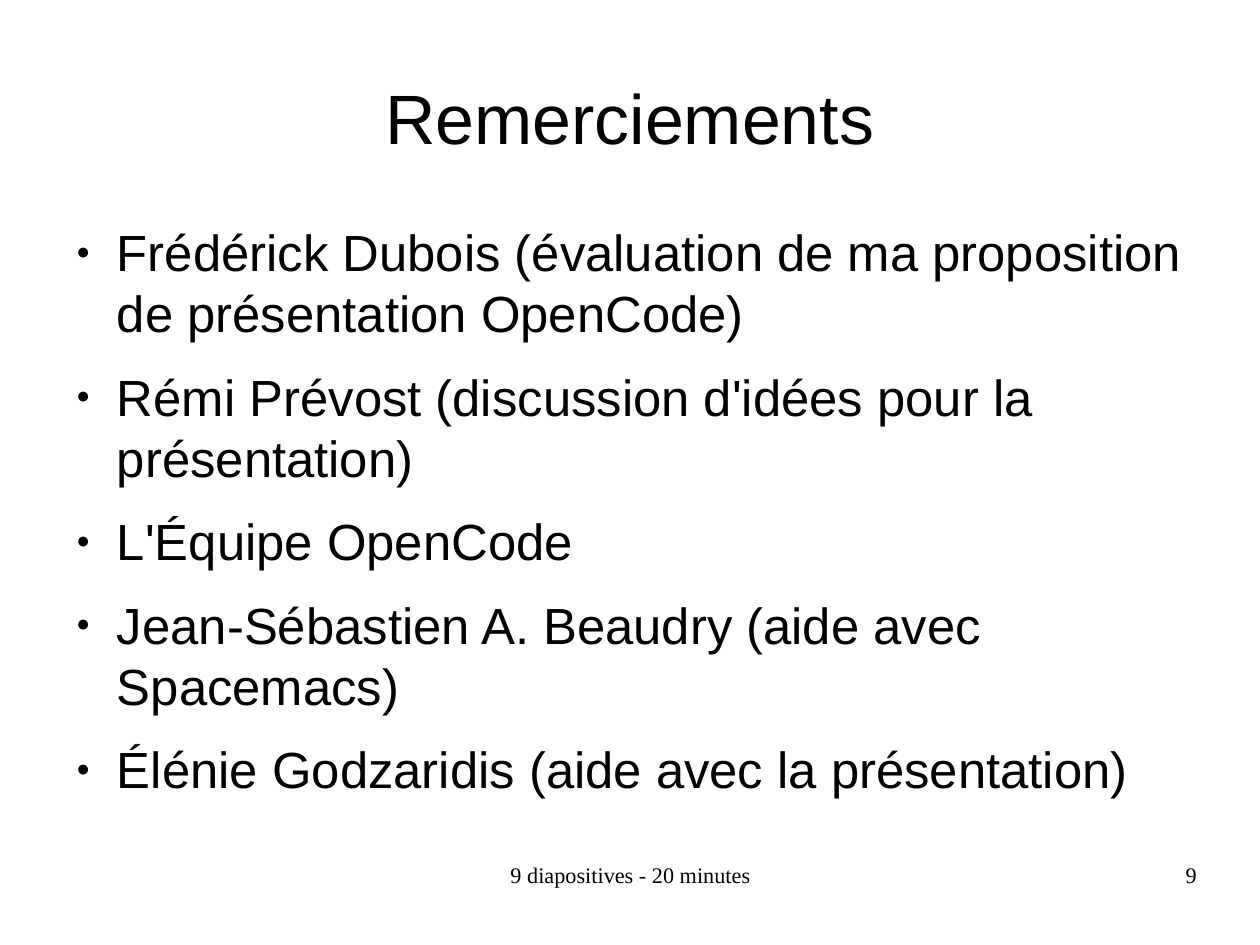
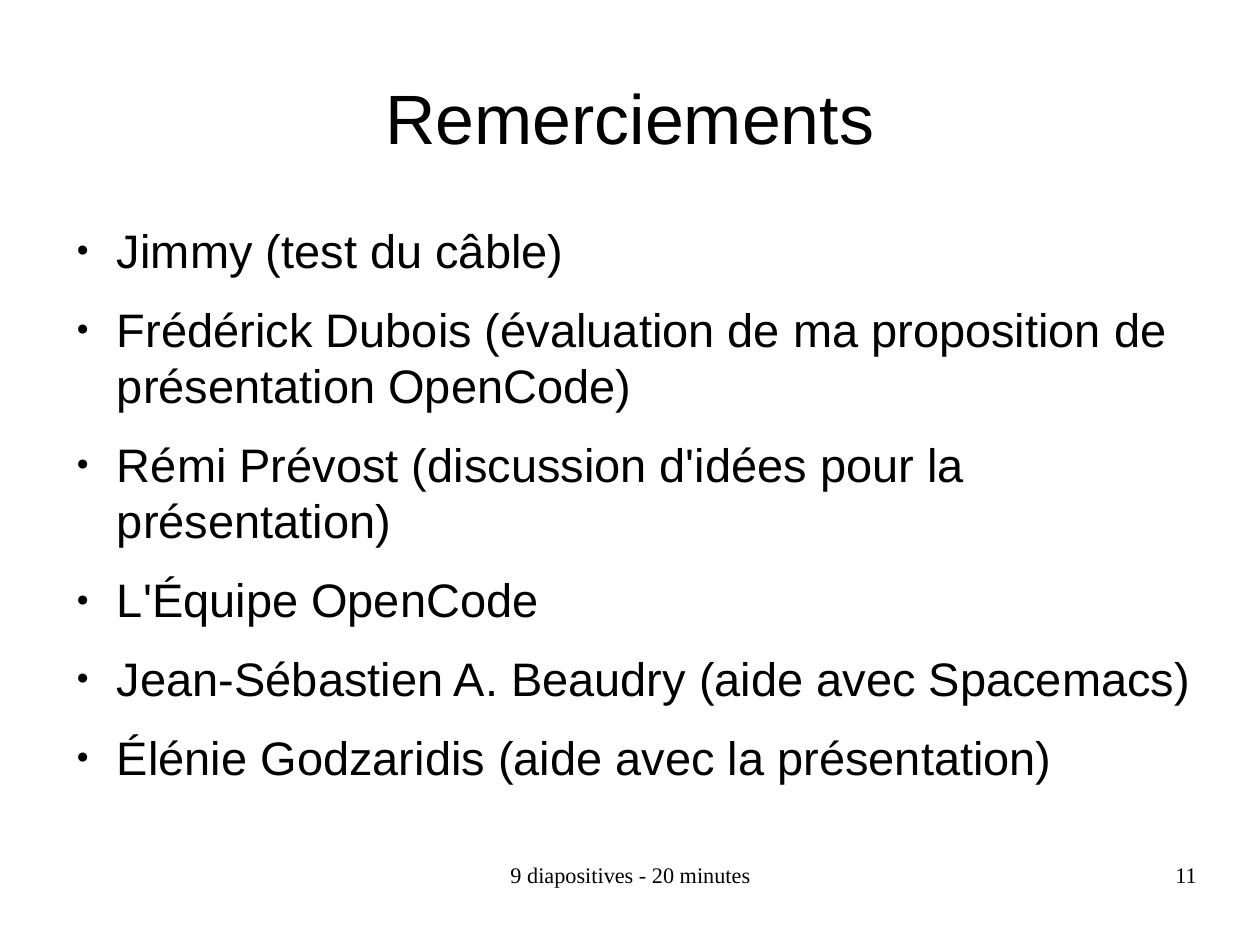
Before and after one commit to sebhtml/opencode.ca, a slide deck: slide 11 of 2016-03-29-XXIX/opencode-2016-03-29-sebhtml-dynamic-programming-lisp.odp (slide 9 before the commit). Drawn at 1260x945 pixels with LibreOffice and Linux fonts; fonts in the diff are those of the drawing. Boxes give left, top, right and bottom in pixels: in the first picture for what was removed or moved away, otherwise in the second. Text is boxed around its words. In the diff, an @@ line names an element or a change of style, - is before the commit and + after.

```diff
--- a/2016-03-29-XXIX/opencode-2016-03-29-sebhtml-dynamic-programming-lisp.odp
+++ b/2016-03-29-XXIX/opencode-2016-03-29-sebhtml-dynamic-programming-lisp.odp
@@ text at (117, 233, 563, 277): paragraph added @@
+● Jimmy (test du câble)
@@ text at (117, 312, 1190, 784): size 32 to 29.6 pt @@
@@ page number at (1175, 868, 1196, 883): text changed @@
-9
+11
```
Also in this commit, not shown: 3 other slides changed, 2 slides added, 2 other files.
